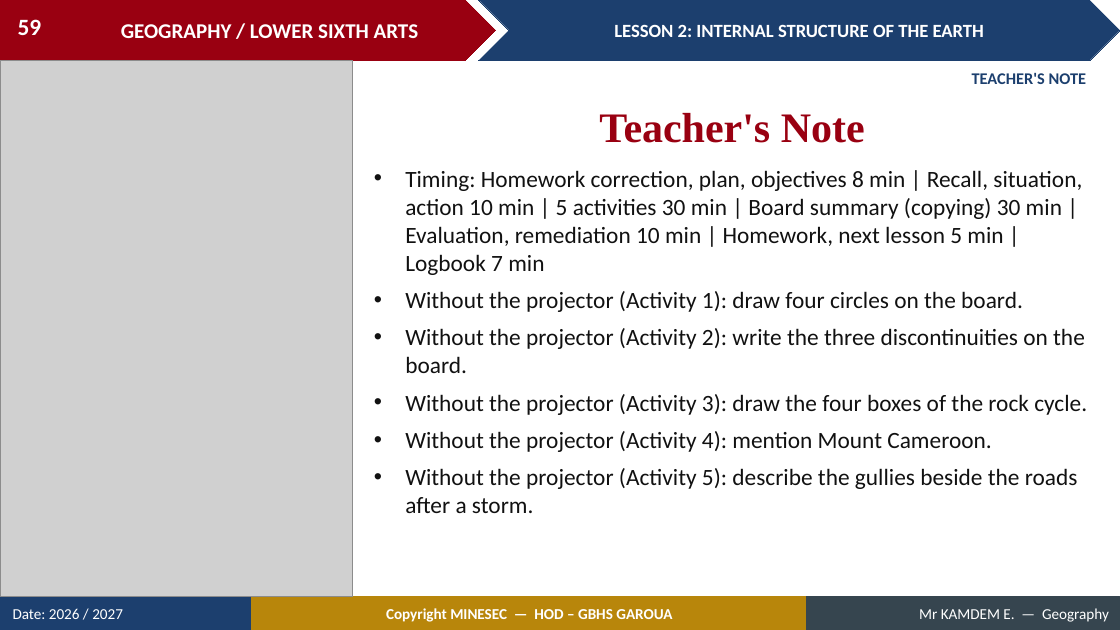
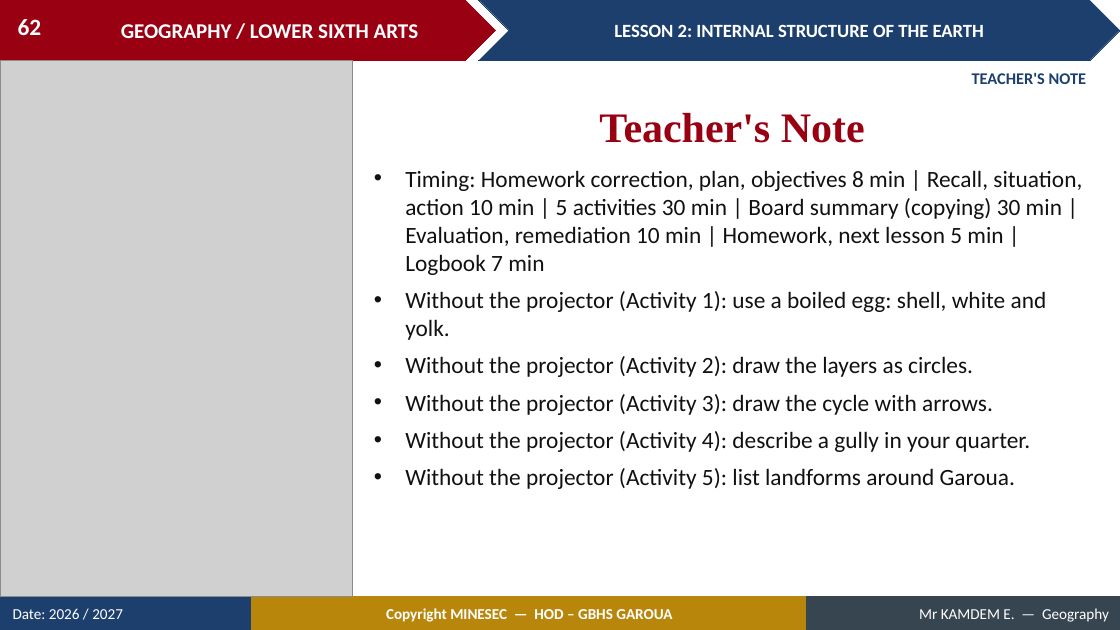
Before and after one commit to Berthautk/linea-github, a slide deck: slide 62 of lecons/LSA/Geomorphology/02_LSA_GEOMO_L02_Internal_Structure_of_the_Earth.pptx (slide 59 before the commit). Drawn at 1120x630 pixels with LibreOffice and Linux fonts; fonts in the diff are those of the drawing; grey boxes stand for pictures. Boxes give left, top, right and bottom in pixels: in the first picture for what was removed or moved away, otherwise in the second. Text is boxed around its words. In the diff, an @@ line names an element or a change of style, - is before the commit and + after.

```diff
--- a/lecons/LSA/Geomorphology/02_LSA_GEOMO_L02_Internal_Structure_of_the_Earth.pptx
+++ b/lecons/LSA/Geomorphology/02_LSA_GEOMO_L02_Internal_Structure_of_the_Earth.pptx
@@ page number at [18, 19, 42, 35]: text changed @@
-59
+62
@@ text at [405, 291, 1047, 489]: text changed @@
-• Without the projector (Activity 1): draw four circles on the board.
-• Without the projector (Activity 2): write the three discontinuities on the board.
-• Without the projector (Activity 3): draw the four boxes of the rock cycle.
-• Without the projector (Activity 4): mention Mount Cameroon.
-• Without the projector (Activity 5): describe the gullies beside the roads after a storm.
+• Without the projector (Activity 1): use a boiled egg: shell, white and yolk.
+• Without the projector (Activity 2): draw the layers as circles.
+• Without the projector (Activity 3): draw the cycle with arrows.
+• Without the projector (Activity 4): describe a gully in your quarter.
+• Without the projector (Activity 5): list landforms around Garoua.
```
Also in this commit, not shown: 45 other slides changed, 13 slides added, 9 slides removed, 52 other files.
